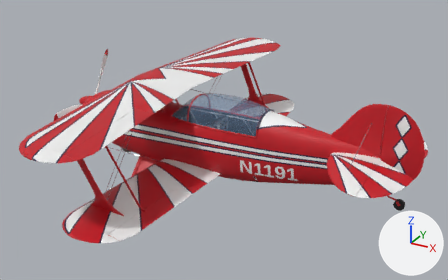
Renders of the glTF model unity/Assets/_Project/Resources/Models/pitts-s2b-like/pitts-s2b-like-own-n1191.glb from each side of a commit.
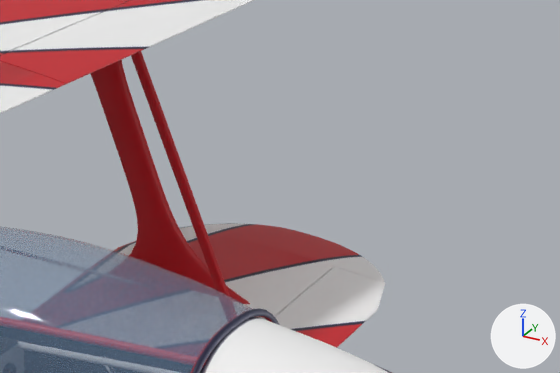
The first picture shows the older version from a camera (50 mm lens) standing at (5.05, -7.54, 3.62) and looking at (0.9, 0.01, -0.15). The close-ups show the older and then the newer version on the part from 50% to 73% of the width and 19% to 43% of the height of that picture. Only the edits that show in the close-ups are written down. Arrows for +X, +Y and +Z are at lower right; the lights stay in place.

The scene before the commit, as lines of its bpy script (objects in view):
```python
me_aileron_ur = bpy.data.meshes.new('Aileron_UR')
me_aileron_ur.from_pydata(...)  # 360 vertices, 712 faces; spans x 0.22..0.59, y 1.2..2.79, z 0.53..0.64
# faces by material slot: [372, 340]
me_aileron_ur.materials.append(mat_paint_pitts_uw_top)  # picture img_pitts_uw_top
me_aileron_ur.materials.append(mat_paint_red)  # red #c81824
me_fuselage = bpy.data.meshes.new('Fuselage')
me_fuselage.from_pydata(...)  # 1320 vertices, 2584 faces; spans x -1.5..3.29, y -0.47..0.47, z -0.7..0.43
# faces by material slot: [678, 626, 396, 498, 386]
me_fuselage.materials.append(mat_paint_pitts_side_l)  # picture img_pitts_side_l
me_fuselage.materials.append(mat_paint_pitts_side_r)  # picture img_pitts_side_r
me_fuselage.materials.append(mat_paint_pitts_fus_top)  # picture img_pitts_fus_top
me_fuselage.materials.append(mat_paint_cabin)  # dark grey #3a3c40
me_fuselage.materials.append(mat_paint_pitts_fus_bot)  # picture img_pitts_fus_bot
me_wing_lower = bpy.data.meshes.new('Wing_Lower')
me_wing_lower.from_pydata(...)  # 2666 vertices, 5324 faces; spans x 0.0..1.02, y -2.89..2.89, z -0.61..-0.36
# faces by material slot: [2804, 2520]
me_wing_lower.materials.append(mat_paint_pitts_lw_top)  # picture img_pitts_lw_top
me_wing_lower.materials.append(mat_paint_pitts_lw_bot)  # picture img_pitts_lw_bot
ob_aileron_ur = bpy.data.objects.new('Aileron_UR', me_aileron_ur)
ob_aileron_ur.location = (0.0, 0.0, 0.0)
ob_fuselage_painted = bpy.data.objects.new('Fuselage_Painted', me_fuselage)
ob_fuselage_painted.location = (0.0, 0.0, 0.0)
ob_wing_lower = bpy.data.objects.new('Wing_Lower', me_wing_lower)
ob_wing_lower.location = (0.0, 0.0, 0.0)
# also in view: 'Aileron_LR' at (0.86, 1.89, -0.46); 'Canopy_Glass' at (0.87, 0.0, 0.35); 'Wing_Upper' at (-0.06, 0.0, 0.62); 'Canopy_Frame' at (0.86, 0.0, 0.32); 'Strut_Slave_R' at (0.49, 1.98, 0.07)
```
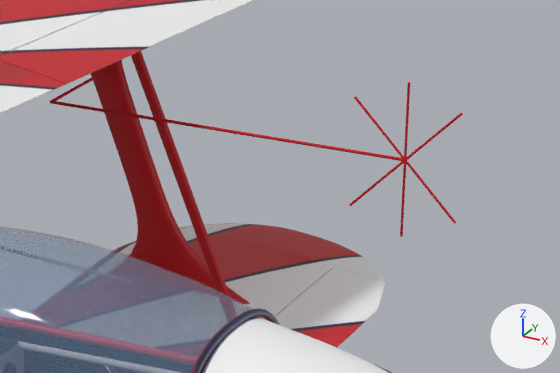
Changed parts and their boxes [x1, y1, x2, y2] in the close-ups (560 x 373 px):
'Sight_R_Support1', added: after [50, 101, 405, 161]
'Sight_R_Minus45', added: after [354, 96, 456, 224]
'Sight_R_Vertical', added: after [400, 82, 410, 237]
'Sight_R_Plus45', added: after [349, 113, 463, 206]
'Sight_R_Support0', added: after [51, 71, 105, 101]

Patch to the scene script:
```diff
--- a/unity/Assets/_Project/Resources/Models/pitts-s2b-like/pitts-s2b-like-own-n1191.glb.py
+++ b/unity/Assets/_Project/Resources/Models/pitts-s2b-like/pitts-s2b-like-own-n1191.glb.py
@@ mat_sight_red @@
+mat_sight_red = principled_material('Sight_Red')
+mat_sight_red.base_color = (0.578, 0.009, 0.017)  # red #c81823
+mat_sight_red.roughness = 0.9
@@ me_sight_r_support1 @@
+me_sight_r_support1.from_pydata(...)  # 32 vertices, 60 faces; spans x 0.07..1.314, y 1.847..1.857, z 0.296..0.306
+me_sight_r_support1.materials.append(mat_sight_red)  # red #c81823
@@ me_sight_r_support0 @@
+me_sight_r_support0.from_pydata(...)  # 32 vertices, 60 faces; spans x 0.065..0.075, y 1.852..2.225, z 0.296..0.306
+me_sight_r_support0.materials.append(mat_sight_red)  # red #c81823
@@ me_sight_r_minus45 @@
+me_sight_r_minus45.from_pydata(...)  # 32 vertices, 60 faces; spans x 1.134..1.494, y 1.848..1.856, z 0.121..0.48
+me_sight_r_minus45.materials.append(mat_sight_red)  # red #c81823
@@ me_sight_r_plus45 @@
+me_sight_r_plus45.from_pydata(...)  # 32 vertices, 60 faces; spans x 1.134..1.494, y 1.848..1.856, z 0.121..0.48
+me_sight_r_plus45.materials.append(mat_sight_red)  # red #c81823
@@ me_sight_r_vertical @@
+me_sight_r_vertical.from_pydata(...)  # 32 vertices, 60 faces; spans x 1.31..1.318, y 1.848..1.856, z 0.05..0.551
+me_sight_r_vertical.materials.append(mat_sight_red)  # red #c81823
@@ ob_sight_r_support1 @@
+ob_sight_r_support1 = bpy.data.objects.new('Sight_R_Support1', me_sight_r_support1)
+ob_sight_r_support1.location = (0.0, 0.0, 0.0)
@@ ob_sight_r_support0 @@
+ob_sight_r_support0 = bpy.data.objects.new('Sight_R_Support0', me_sight_r_support0)
+ob_sight_r_support0.location = (0.0, 0.0, 0.0)
@@ ob_sight_r_minus45 @@
+ob_sight_r_minus45 = bpy.data.objects.new('Sight_R_Minus45', me_sight_r_minus45)
+ob_sight_r_minus45.location = (0.0, 0.0, 0.0)
@@ ob_sight_r_plus45 @@
+ob_sight_r_plus45 = bpy.data.objects.new('Sight_R_Plus45', me_sight_r_plus45)
+ob_sight_r_plus45.location = (0.0, 0.0, 0.0)
@@ ob_sight_r_vertical @@
+ob_sight_r_vertical = bpy.data.objects.new('Sight_R_Vertical', me_sight_r_vertical)
+ob_sight_r_vertical.location = (0.0, 0.0, 0.0)
```
